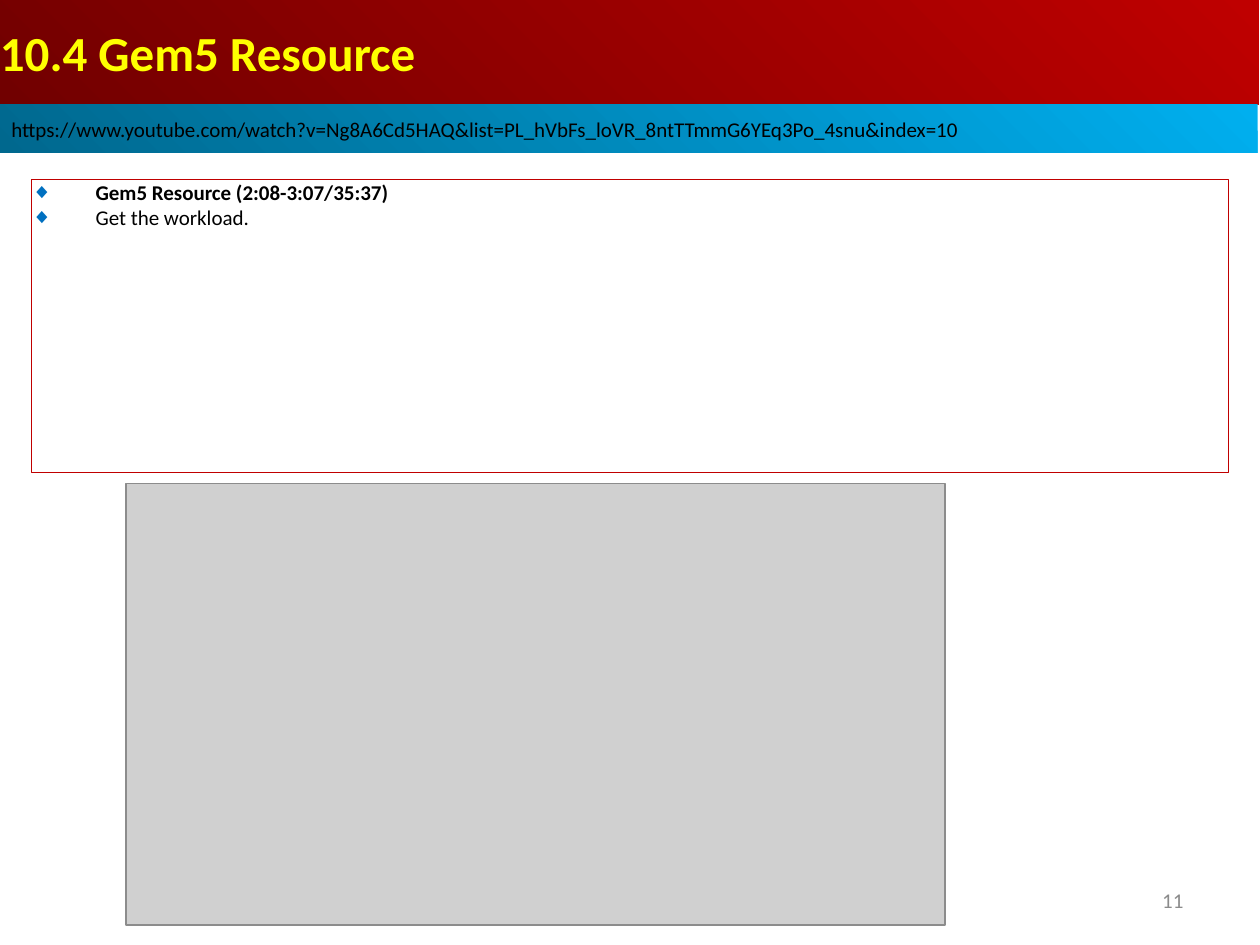
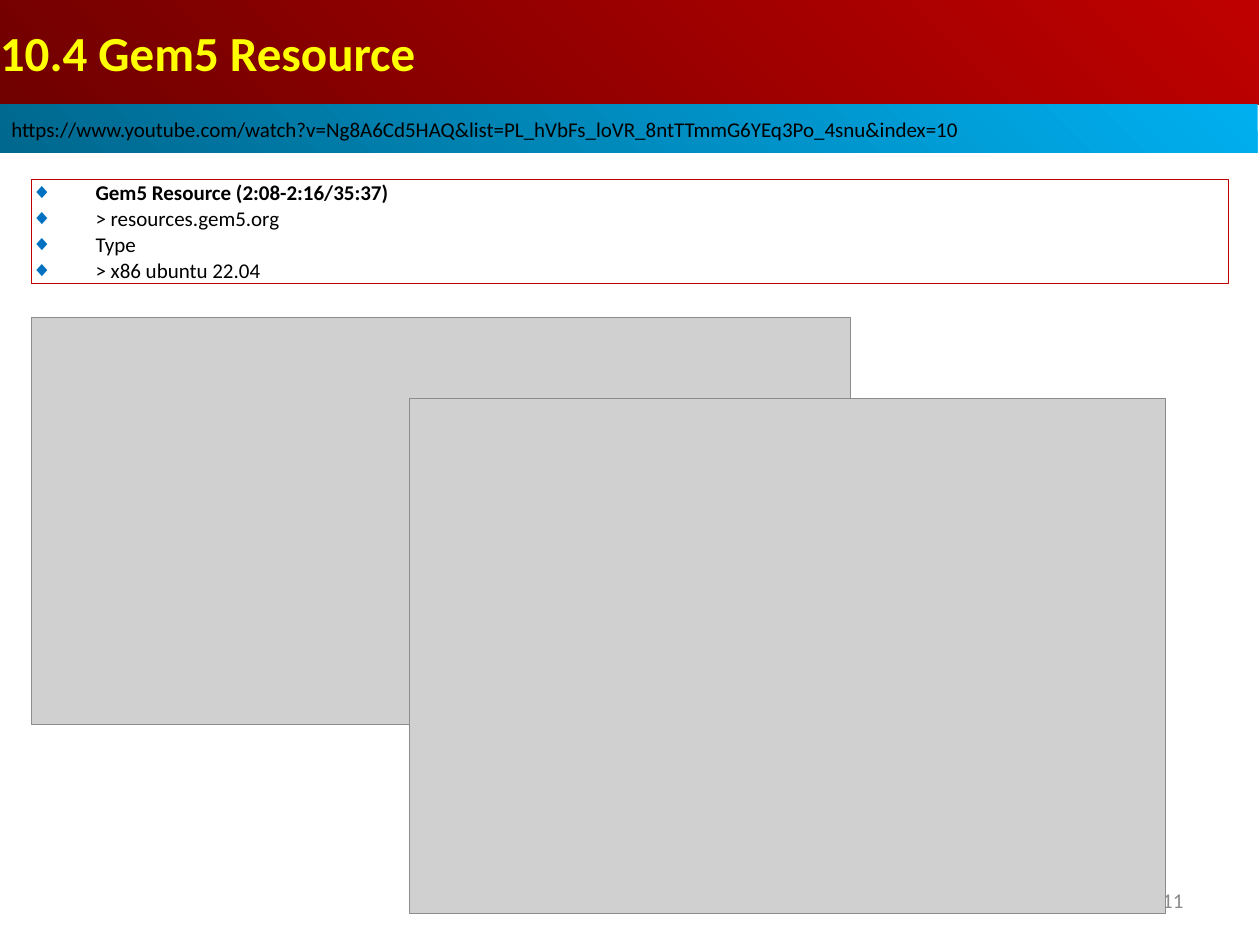
Before and after one commit to peterhchen/AIU_CS850_Gem5_McPAT, a slide deck: slide 11 of 050_Gem5/010.FullSys/000_Video/010.FullSystem.ppt. Drawn at 1260x945 pixels with LibreOffice and Linux fonts; fonts in the diff are those of the drawing; grey boxes stand for pictures. Boxes give left, top, right and bottom in pixels: in the first picture for what was removed or moved away, otherwise in the second. Text is boxed around its words. In the diff, an @@ line names an element or a change of style, - is before the commit and + after.

```diff
--- a/050_Gem5/010.FullSys/000_Video/010.FullSystem.ppt
+++ b/050_Gem5/010.FullSys/000_Video/010.FullSystem.ppt
@@ rectangle "Gem5 Resource (2:08-2:16/35:37)" resized from (x1=32, y1=179, x2=1228, y2=472) to (x1=32, y1=179, x2=1228, y2=284) @@
@@ text in rectangle at (x1=96, y1=184, x2=388, y2=284): text changed; bold off @@
-◆ Gem5 Resource (2:08-3:07/35:37)
-◆ Get the workload.
+◆ Gem5 Resource (2:08-2:16/35:37)
+◆ > resources.gem5.org
+◆ Type
+◆ > x86 ubuntu 22.04
@@ picture resized from (x1=126, y1=484, x2=945, y2=926) to (x1=32, y1=318, x2=850, y2=724) @@
@@ picture added at (x1=410, y1=398, x2=1166, y2=914) @@
@@ page number rewrapped from (x1=1162, y1=894, x2=1183, y2=908) to (x1=1162, y1=891, x2=1183, y2=914) @@
```
Also in this commit, not shown: 6 slides added.
